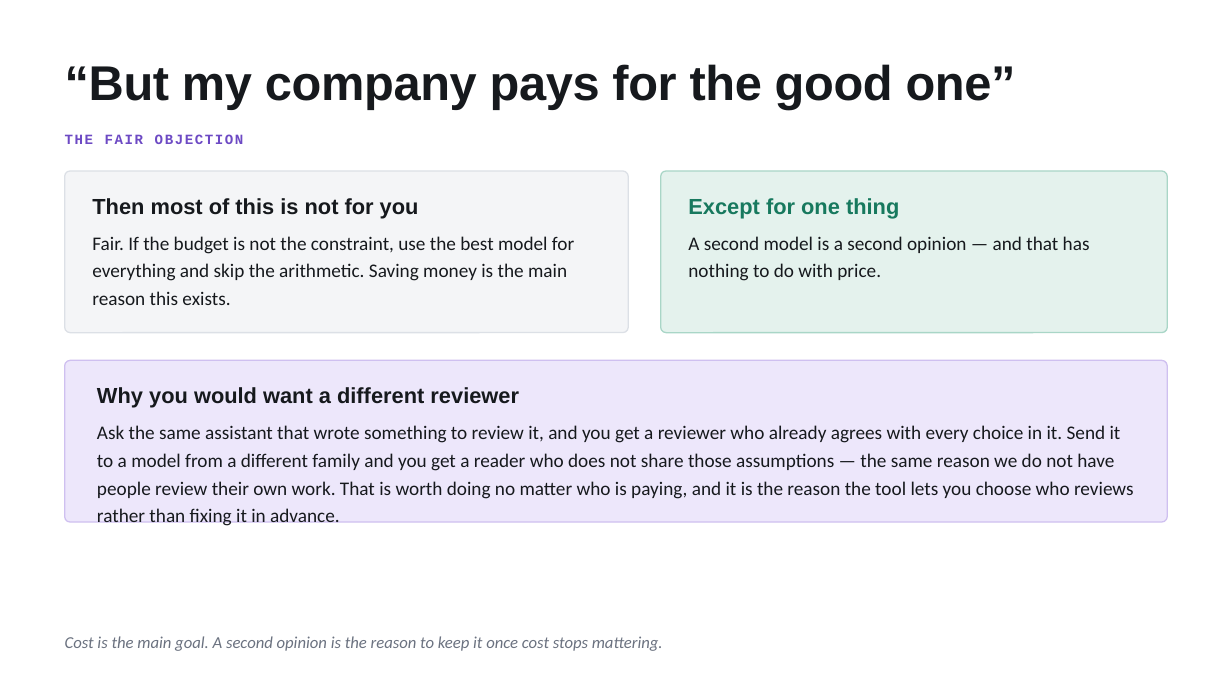
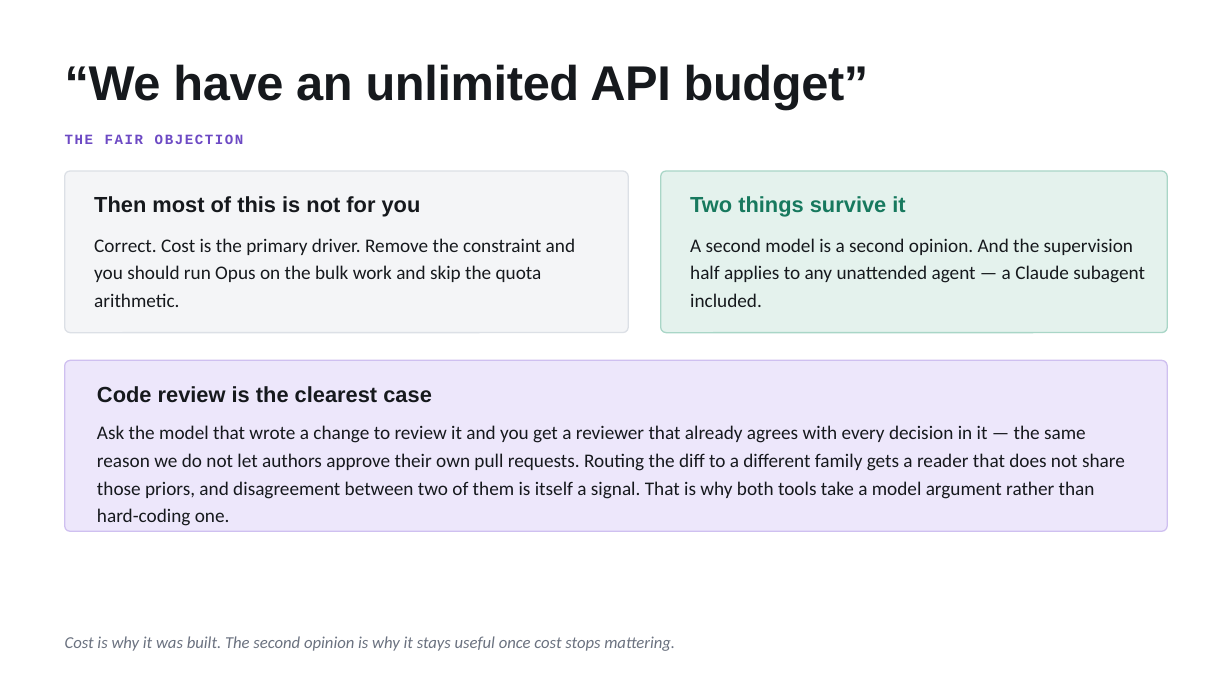
Before and after one commit to artcar12/agent-delegation-mcp, a slide deck: slide 9 of docs/agent-delegation-overview.pptx. Drawn at 1232x693 pixels with LibreOffice and Linux fonts; fonts in the diff are those of the drawing. Boxes give left, top, right and bottom in pixels: in the first picture for what was removed or moved away, otherwise in the second. Text is boxed around its words. In the diff, an @@ line names an element or a change of style, - is before the commit and + after.

```diff
--- a/docs/agent-delegation-overview.pptx
+++ b/docs/agent-delegation-overview.pptx
@@ text at [65, 64, 869, 109]: text changed @@
-“But my company pays for the good one”
+“We have an unlimited API budget”
@@ text at [690, 196, 905, 217]: text changed @@
-Except for one thing
+Two things survive it
@@ text at [94, 238, 575, 307]: text changed @@
-Fair. If the budget is not the constraint, use the best model for everything and skip the arithmetic. Saving money is the main reason this exists.
+Correct. Cost is the primary driver. Remove the constraint and you should run Opus on the bulk work and skip the quota arithmetic.
@@ text at [690, 238, 1145, 307]: text changed @@
-A second model is a second opinion — and that has nothing to do with price.
+A second model is a second opinion. And the supervision half applies to any unattended agent — a Claude subagent included.
@@ rounded rectangle: place and size @@
-rounded rectangle at [65, 360, 1167, 522]
+rounded rectangle at [65, 360, 1167, 531]
@@ rounded rectangle at [65, 360, 1167, 531]: proportions changed @@
@@ text at [97, 386, 432, 403]: text changed @@
-Why you would want a different reviewer
+Code review is the clearest case
@@ text at [97, 425, 1125, 526]: text changed @@
-Ask the same assistant that wrote something to review it, and you get a reviewer who already agrees with every choice in it. Send it to a model from a different family and you get a reader who does not share those assumptions — the same reason we do not have people review their own work. That is worth doing no matter who is paying, and it is the reason the tool lets you choose who reviews rather than fixing it in advance.
+Ask the model that wrote a change to review it and you get a reviewer that already agrees with every decision in it — the same reason we do not let authors approve their own pull requests. Routing the diff to a different family gets a reader that does not share those priors, and disagreement between two of them is itself a signal. That is why both tools take a model argument rather than hard-coding one.
@@ text at [65, 636, 675, 651]: text changed @@
-Cost is the main goal. A second opinion is the reason to keep it once cost stops mattering.
+Cost is why it was built. The second opinion is why it stays useful once cost stops mattering.
```
Also in this commit, not shown: 2 other slides changed, 7 slides added, 7 slides removed, 1 other file.
